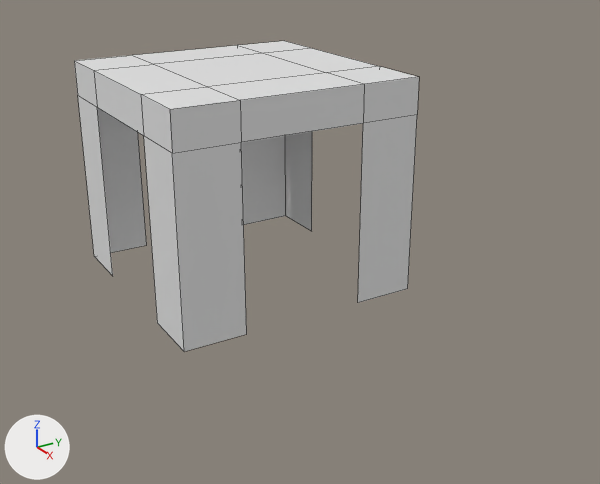
An edit to the Blender file Testspiel/Assets/Prefabs/Architektur/raum3.blend, drawn before and after from the same camera.
Rendered twice from a 50 mm camera at (11.74, -7.94, 5.96) aimed at (0.86, -1.39, 0.73). Lighting does not change. The marker at lower left points along +X, +Y and +Z. Mesh edges are drawn as thin lines.
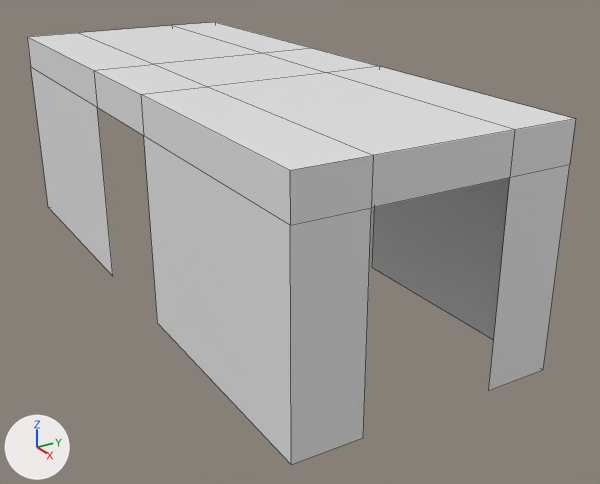
What differs and where, as boxes [x1, y1, x2, y2] in the pictures (600 x 484 px; the box of a moved part takes in the faces that stretch with it):
'Plane.001', reshaped (59% wider, 43% taller): before [74, 41, 419, 351]; after [27, 22, 575, 465]
part 1 of me_plane_001, moved or reshaped: before [74, 41, 313, 276]; after [27, 22, 313, 276]
part 2 of me_plane_001, moved or reshaped: before [166, 74, 419, 351]; after [166, 74, 575, 465]

Patch to the scene script:
```diff
--- a/Testspiel/Assets/Prefabs/Architektur/raum3.blend.py
+++ b/Testspiel/Assets/Prefabs/Architektur/raum3.blend.py
@@ me_plane_001 @@
 me_plane_001.from_pydata(...)  # 40 vertices, 29 faces; spans x -2.0..2.0, y -1.0..1.0, z 0.0..2.5
 # used by ob_plane_001; location = (0.0, -2.0, 0.0); scale = (1.0, 2.0, 1.4)
+# me_plane_001 part 1: all 12 vertices in x -2.0, y -1.0..1.0, z 0.0..2.5 are moved by (-3.0, 0.0, 0.0)
+# me_plane_001 part 2: all 12 vertices in x 2.0, y -1.0..1.0, z 0.0..2.5 are moved by (3.0, 0.0, 0.0)
```
